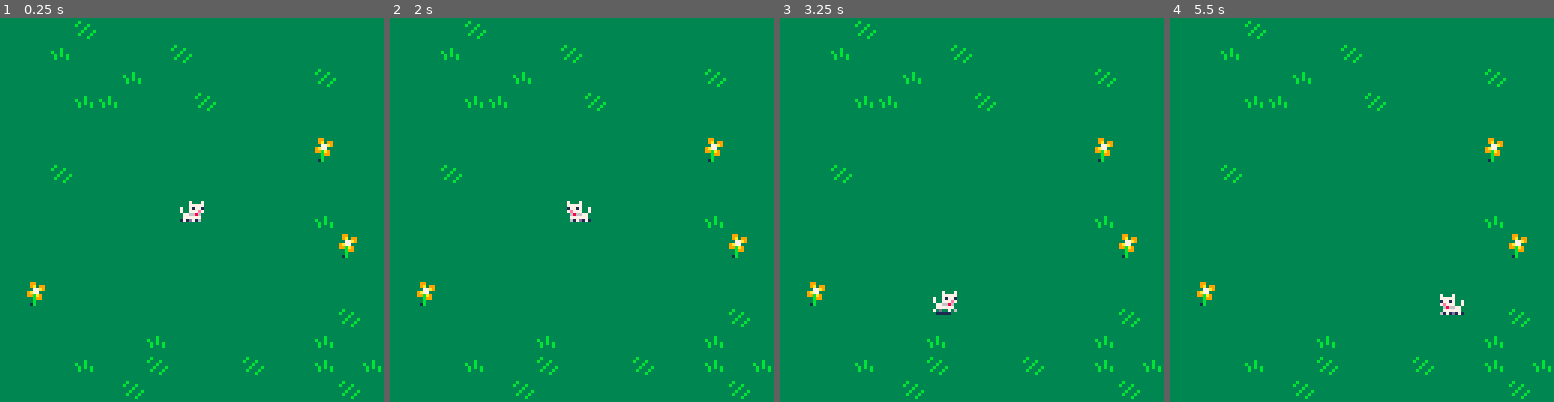
Above: before the commit, frames 1-4 (left to right).
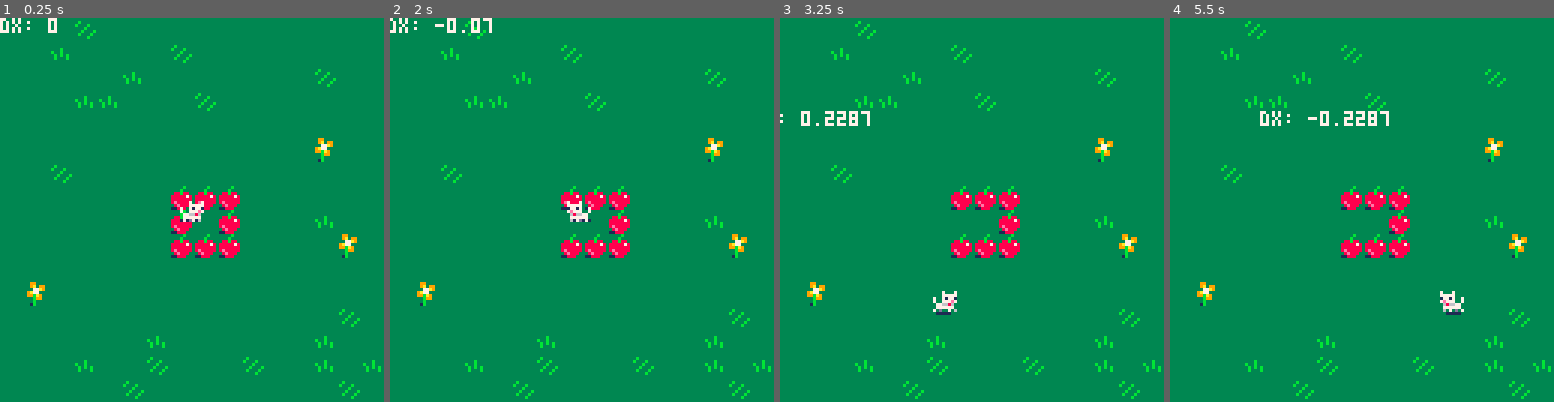
Above: after the commit, the same moments.

Repository: Mackeriah/FurlockBones-game
Game: PICO-8 cartridge wander.p8
Two runs of this game, one before a commit and one after it. Both use one fixed random seed, a clock stepped at 60 frames per second and the inputs below.
Inputs:
- Up to frame 1 (0.25 s): no input
- Up to frame 2 (2 s): hold Left from 1.97 s (still down)
- Up to frame 3 (3.25 s): release Left at 2.37 s; hold Down 2.42-2.82 s; hold Right from 2.87 s (still down)
- Up to frame 4 (5.5 s): release Right at 3.53 s; hold Up 3.58-4.08 s; hold Right 4.13-4.53 s; hold Down 4.58-5.08 s; hold Left from 5.13 s (still down)

The runs differ from the first frame. In frame 1, 2.0% of the frame differs, in the area x 0-63%, y 0-63%; in frame 2, 1.9%; in frame 3, 2.0%; in frame 4, 2.3%, in the area x 23-77%, y 24-78%.

Commit message:
ready to implement animation (and build sprites!)

Diff:
--- a/wander.p8
+++ b/wander.p8
@@ -9,9 +9,12 @@
 f=0       -- frame number
 d=1       -- direction (-1, 1)
 
+function log(text,overwrite)
+		printh(text, "log", overwrite)
+end
+
 function _draw()
 	cls(1)
-	print("hello")
 	-- move camera to current room
 	room_x = flr(x/16)
 	room_y = flr(y/16)
@@ -24,6 +27,12 @@
 	 x*8-4,y*8-4, -- x,y (pixels)
 	 1,1,d==-1    -- w,h, flip if direction is -1
 	)
+	print("dx: "..dx,x*8-64,y*8-64,7)
+	log("x: "..x, false)
+	log("dx: "..dx, false)
+	log("frame: "..f, false)
+
+
 end
 
 function _update()
@@ -31,12 +40,19 @@
 	ac=0.1 -- acceleration
 
 	if (btn(⬅️)) dx-= ac d=-1
-	if (btn(➡️)) dx+= ac d= 1
+
+	if (btn(➡️)) then
+		if (btn(➡️)) dx+= ac d= 1
+		if (f >= 1) then
+			--stop()
+		end
+	end
 	if (btn(⬆️)) dy-= ac
 	if (btn(⬇️)) dy+= ac
 
 	-- move (add velocity)
-	x+=dx y+=dy
+	x+=dx
+	y+=dy
 
 	-- friction (lower for more)
 	dx *=.7
@@ -46,7 +62,7 @@
 	-- to speed (or reset when
 	-- standing almost still)
 	spd=sqrt(dx*dx+dy*dy)
-	f= (f+spd*2) % 4 -- 4 frames
+	f= (f+spd*2) % 6 -- 4 frames
 	if (spd < 0.05) f=0
 
 	-- collect apple
@@ -58,14 +74,14 @@
 end
 
 __gfx__
-0000000000000000000000000007000700070007000000000000000000000000000000000000000033333b333333333333333333339933333333333333333333
-000000000007000700070007000777770007777700000000000000000000000000000000000000003333b33333b3333333333333339a39933333333333b33333
-007007000007777700077777700717717007177100000000000000000000000000000000000000003388b8833b333b333333b33333377a93333333333b333b33
-000770007007177170071771700777e7700777e70000000000000000000000000000000000000000388888783333b3333b33b33339a77333333333333333b333
-00077000700777e7700777e70776686007766860000000000000000000000000000000000000000038888888333b333b33b3b3b3399ba93333333333333b333b
-0070070007766860077668600777777007777770000000000000000000000000000000000000000038e8888833b333b333b333b3333b99333333333333b333b3
-00000000077777700777777070d0070670d070600000000000000000000000000000000000000000338e888333333b3333333333333b33333333333333333b33
-00000000171d7160171d171601111100011111000000000000000000000000000000000000000000311888333333333333333333331b33333333333333333333
+0000000000000000000000000007000700070007000700070007000700000000000000000000000033333b333333333333333333339933333333333333333333
+000000000007000700070007000777770007777700077777000777770000000000000000000000003333b33333b3333333333333339a39933333333333b33333
+007007000007777700077777700717717007177170071771700717710000000000000000000000003388b8833b333b333333b33333377a93333333333b333b33
+000770007007177170071771700777e7700777e7700777e7700777e7000000000000000000000000388888783333b3333b33b33339a77333333333333333b333
+00077000700777e7700777e70776686007766860077668600776686000000000000000000000000038888888333b333b33b3b3b3399ba93333333333333b333b
+0070070007766860077668600777777007777770077777700777777000000000000000000000000038e8888833b333b333b333b3333b99333333333333b333b3
+00000000077777700777777070d0070670d0070670d0070670d07060000000000000000000000000338e888333333b3333333333333b33333333333333333b33
+00000000171d7160171d171601111100011111000111110001111100000000000000000000000000311888333333333333333333331b33333333333333333333
 00000000000000000000000000000000000000000000000000000000000000000000000000000000000000000000000000000000000000000000000000000000
 00000000000000000000000000000000000000000000000000000000000000000000000000000000000000000000000000000000000000000000000000000000
 00000000000000000000000000000000000000000000000000000000000000000000000000000000000000000000000000000000000000000000000000000000
@@ -236,9 +252,9 @@
 000000000000000000000000000000000e0e0e0e0e0e0e0e0e0e0e0e0e0e0e0e0e0e0e0e0e0e0e0e0e0e0e0e0e0e0f0e0000000000000000000000000000000000000000000000000000000000000000000000000000000000000000000000000000000000000000000000000000000000000000000000000000000000000000
 000000000000000000000000000000000e0e0e0e0e0e0e0e0e0e0e0e0e0d0e0e0c0e0e0e0e0e0e0e0e0e0e0a0e0f0e0e0000000000000000000000000000000000000000000000000000000000000000000000000000000000000000000000000000000000000000000000000000000000000000000000000000000000000000
 000000000000000000000000000000000e0e0f0e0e0e0e0e0e0e0e0e0e0e0e0e0e0e0e0e0e0e0e0e0e0e0e0e0f0b0e0e0000000000000000000000000000000000000000000000000000000000000000000000000000000000000000000000000000000000000000000000000000000000000000000000000000000000000000
-000000000000000000000000000000000e0e0e0e0e0e0e0e0e0e0e0e0e0e0e0e0e0e0e0e0e0e0e0e0e0e0e0e0f0e0e0e0000000000000000000000000000000000000000000000000000000000000000000000000000000000000000000000000000000000000000000000000000000000000000000000000000000000000000
-000000000000000000000000000000000e0e0e0e0e0e0e0e0e0e0e0e0e0c0e0e0e0e0e0e0e0e0e0e0e0e0e0e0e0e0c0e0000000000000000000000000000000000000000000000000000000000000000000000000000000000000000000000000000000000000000000000000000000000000000000000000000000000000000
-000000000000000000000000000000000e0e0e0e0e0e0e0e0e0e0e0e0e0e0d0e0e0e0e0e0e0e0e0e0e0a0e0e0e0e0e0e0000000000000000000000000000000000000000000000000000000000000000000000000000000000000000000000000000000000000000000000000000000000000000000000000000000000000000
+000000000000000000000000000000000e0e0e0e0e0e0e0a0a0a0e0e0e0e0e0e0e0e0e0e0e0e0e0e0e0e0e0e0f0e0e0e0000000000000000000000000000000000000000000000000000000000000000000000000000000000000000000000000000000000000000000000000000000000000000000000000000000000000000
+000000000000000000000000000000000e0e0e0e0e0e0e0a0e0a0e0e0e0c0e0e0e0e0e0e0e0e0e0e0e0e0e0e0e0e0c0e0000000000000000000000000000000000000000000000000000000000000000000000000000000000000000000000000000000000000000000000000000000000000000000000000000000000000000
+000000000000000000000000000000000e0e0e0e0e0e0e0a0a0a0e0e0e0e0d0e0e0e0e0e0e0e0e0e0e0a0e0e0e0e0e0e0000000000000000000000000000000000000000000000000000000000000000000000000000000000000000000000000000000000000000000000000000000000000000000000000000000000000000
 000000000000000000000000000000000e0e0e0e0e0e0e0e0e0e0e0e0e0e0e0e0e0e0e0e0e0e0e0e0e0e0e0e0e0f0e0e0000000000000000000000000000000000000000000000000000000000000000000000000000000000000000000000000000000000000000000000000000000000000000000000000000000000000000
 000000000000000000000000000000000e0d0e0e0e0e0e0e0e0e0e0e0e0e0e0e0e0e0e0e0e0e0e0e0e0e0e0e0e0e0e0e0000000000000000000000000000000000000000000000000000000000000000000000000000000000000000000000000000000000000000000000000000000000000000000000000000000000000000
 000000000000000000000000000000000e0e0e0e0e0e0e0e0e0e0e0e0e0e0b0e0e0c0e0e0e0f0e0e0e0e0c0e0e0e0e0e0000000000000000000000000000000000000000000000000000000000000000000000000000000000000000000000000000000000000000000000000000000000000000000000000000000000000000
Not shown, changed: log.p8l
